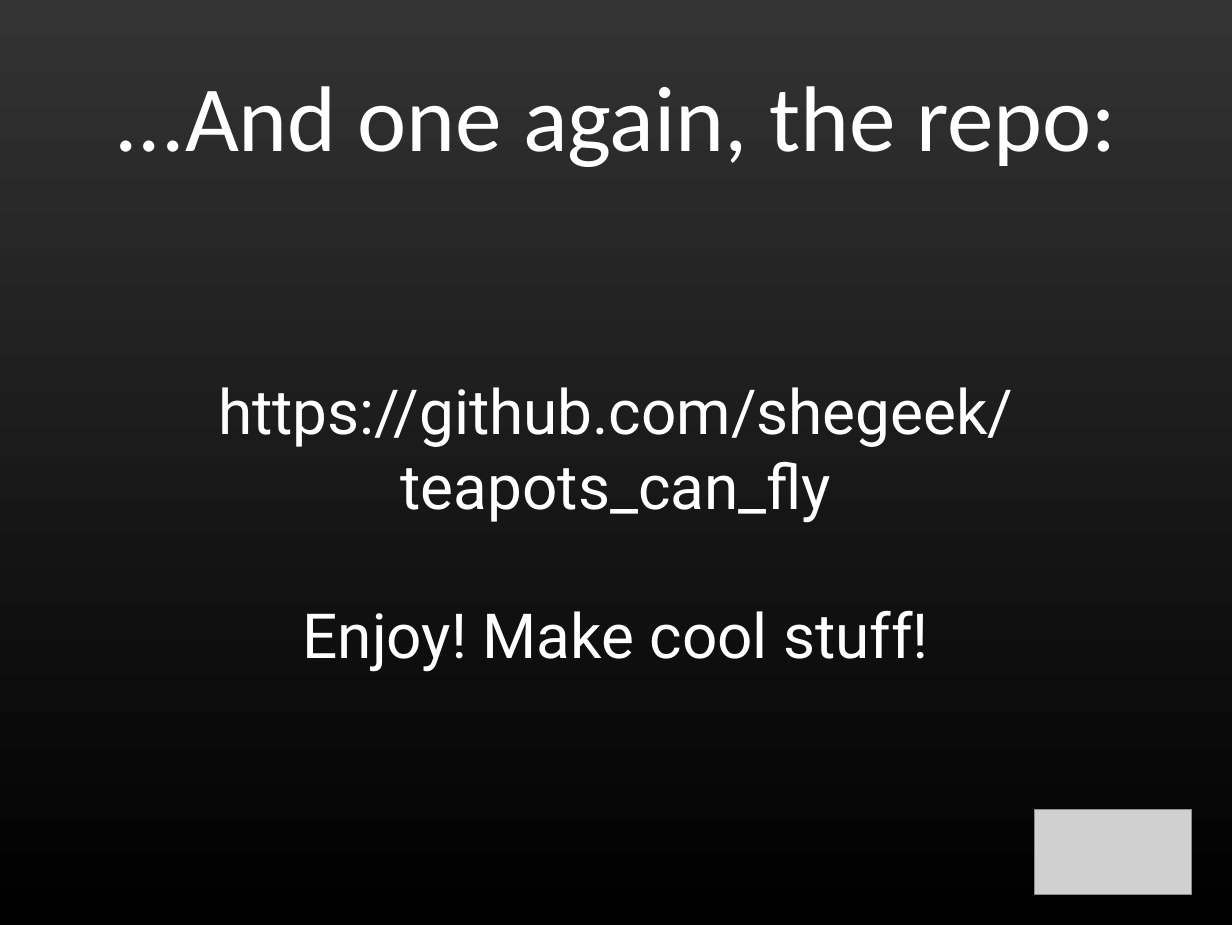
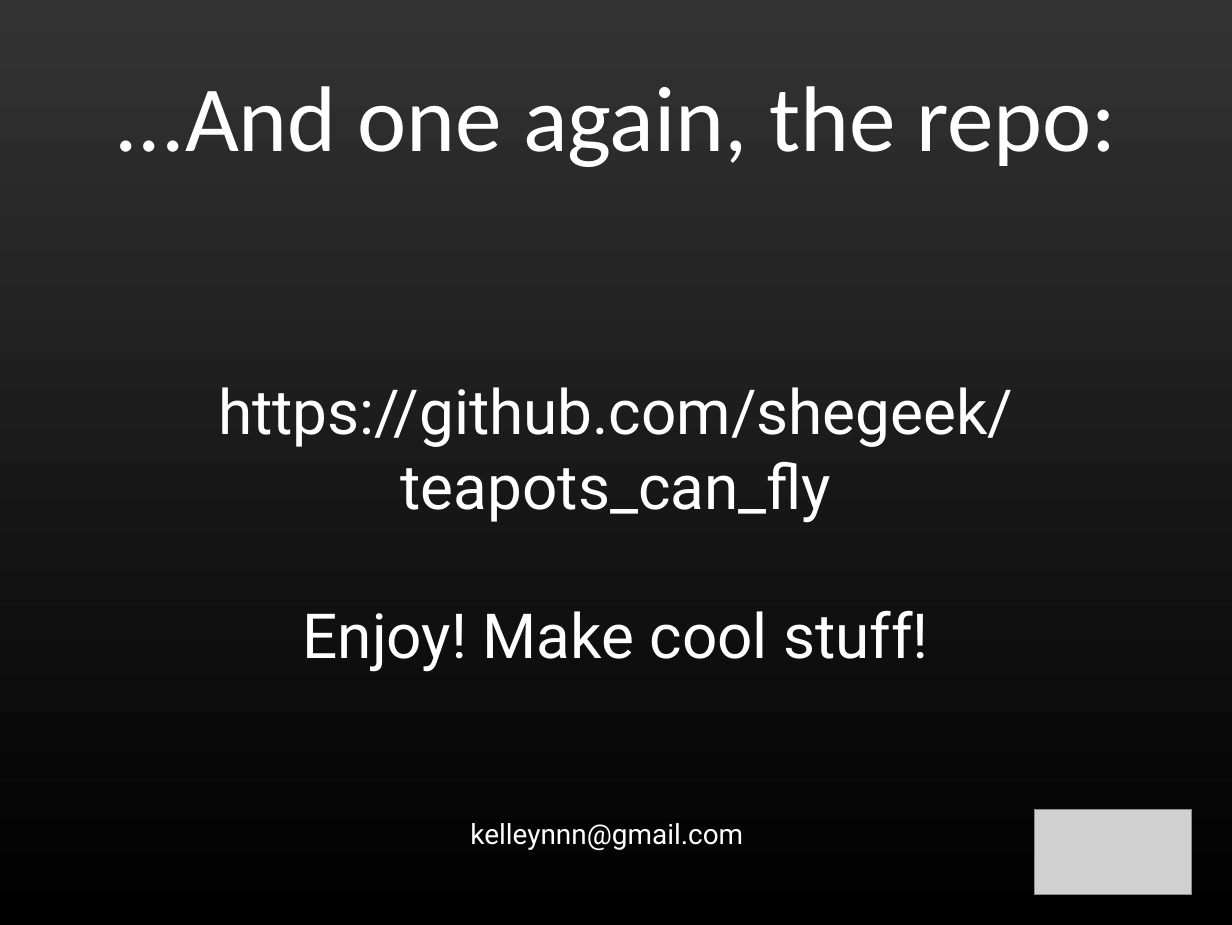
Before and after one commit to shegeek/teapots_can_fly, a slide deck: slide 31 of slides/teapots0.odp (slide 30 before the commit). Drawn at 1232x925 pixels with LibreOffice and Linux fonts; fonts in the diff are those of the drawing; grey boxes stand for pictures. Boxes give left, top, right and bottom in pixels: in the first picture for what was removed or moved away, otherwise in the second. Text is boxed around its words. In the diff, an @@ line names an element or a change of style, - is before the commit and + after.

```diff
--- a/slides/teapots0.odp
+++ b/slides/teapots0.odp
@@ text added at (470,823,743,850), 18 pt, text #FFFFFF @@
+kelleynnn@gmail.com
```
Also in this commit, not shown: 4 other slides changed, 1 slide added, 2 other files.
